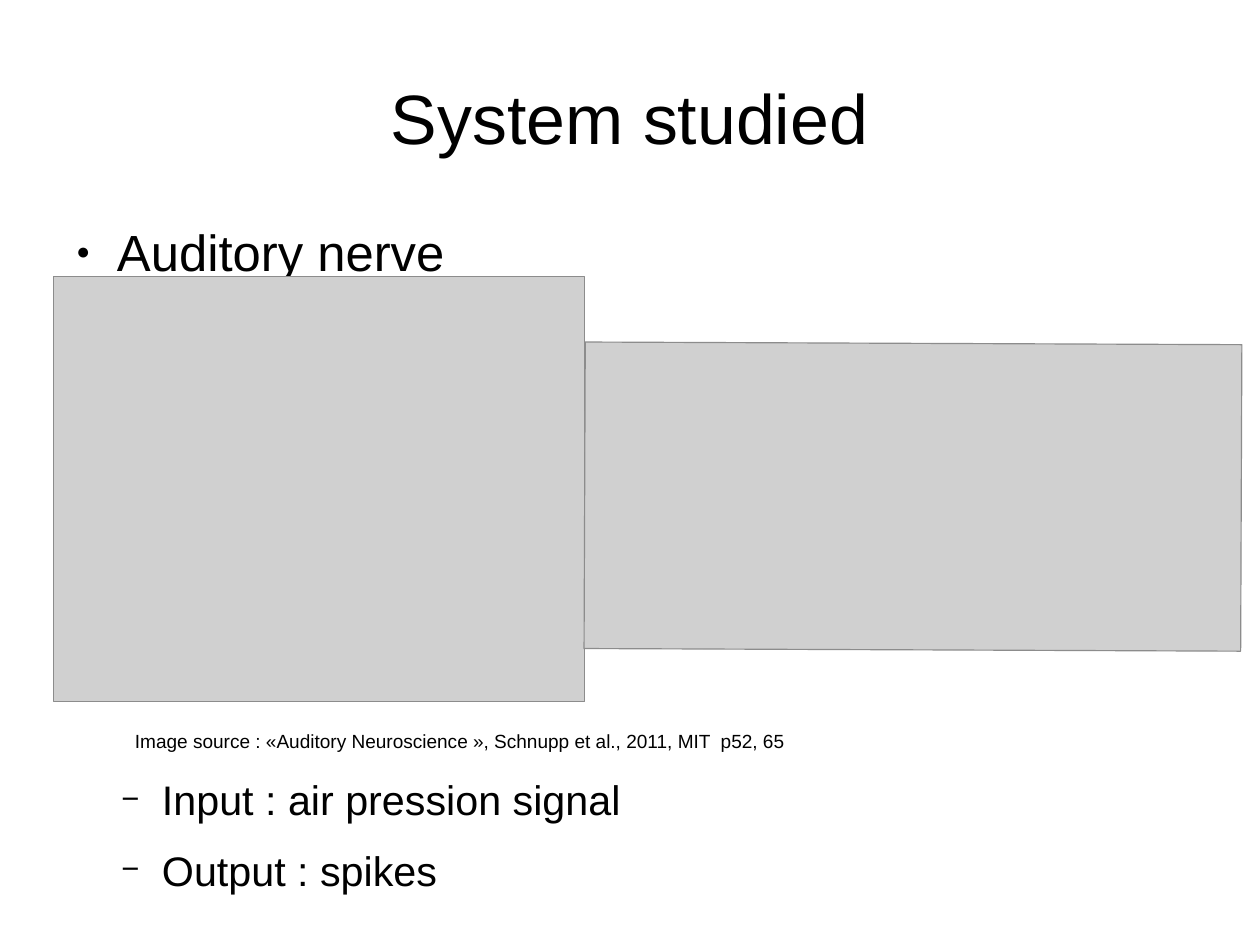
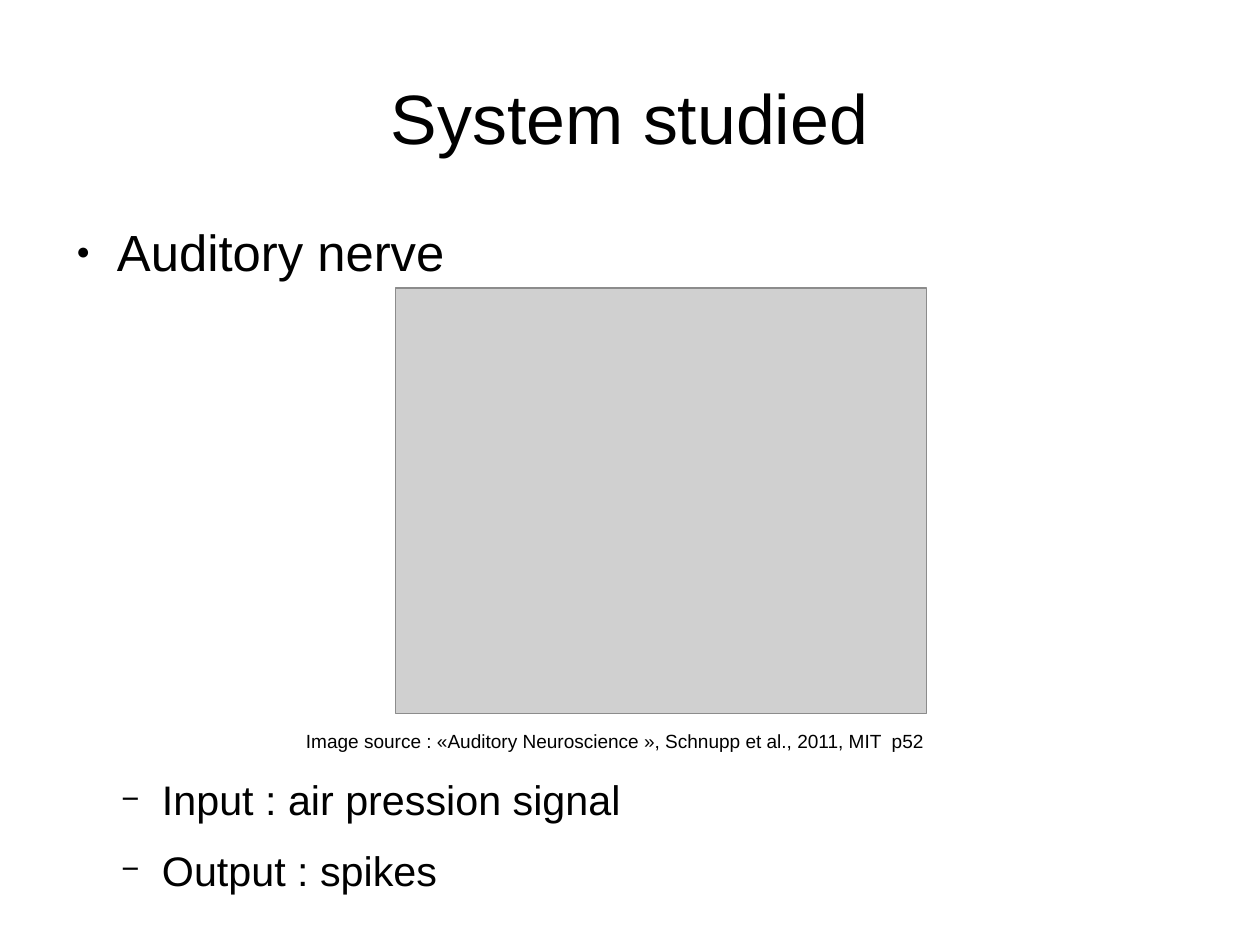
Before and after one commit to MaelleC/auditory-things, a slide deck: slide 4 of presentation/pres1.odp. Drawn at 1260x945 pixels with LibreOffice and Linux fonts; fonts in the diff are those of the drawing; grey boxes stand for pictures. Boxes give left, top, right and bottom in pixels: in the first picture for what was removed or moved away, otherwise in the second. Text is boxed around its words. In the diff, an @@ line names an element or a change of style, - is before the commit and + after.

Commit message:
2 slides system, change in model use shema

```diff
--- a/presentation/pres1.odp
+++ b/presentation/pres1.odp
@@ picture: place and size @@
-picture at [54,277,585,702]
+picture at [396,288,927,713]
@@ picture removed at [585,342,1243,651] @@
@@ text at [306,734,924,752]: text changed @@
-Image source : «Auditory Neuroscience », Schnupp et al., 2011, MIT p52, 65
+Image source : «Auditory Neuroscience », Schnupp et al., 2011, MIT p52
```
Also in this commit, not shown: 2 other slides changed, 1 slide added, 1 slide removed.
